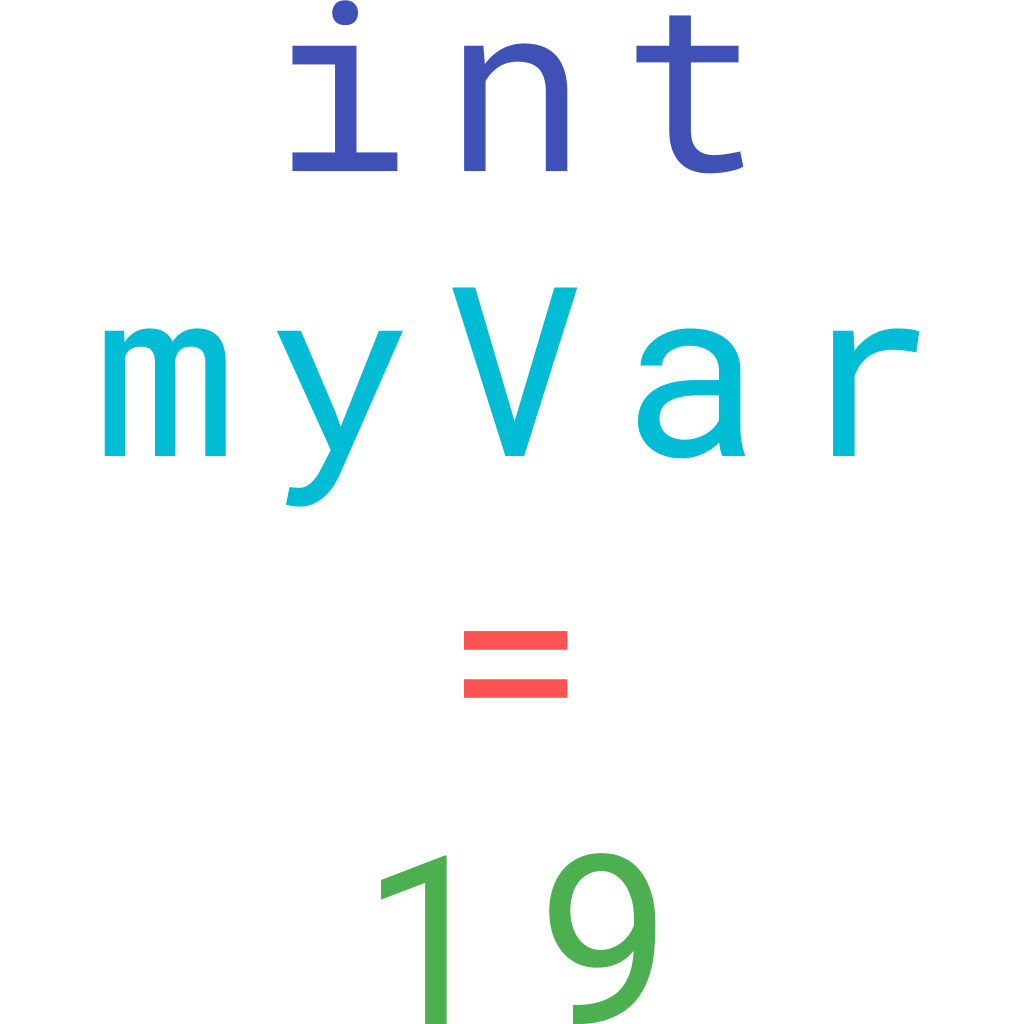
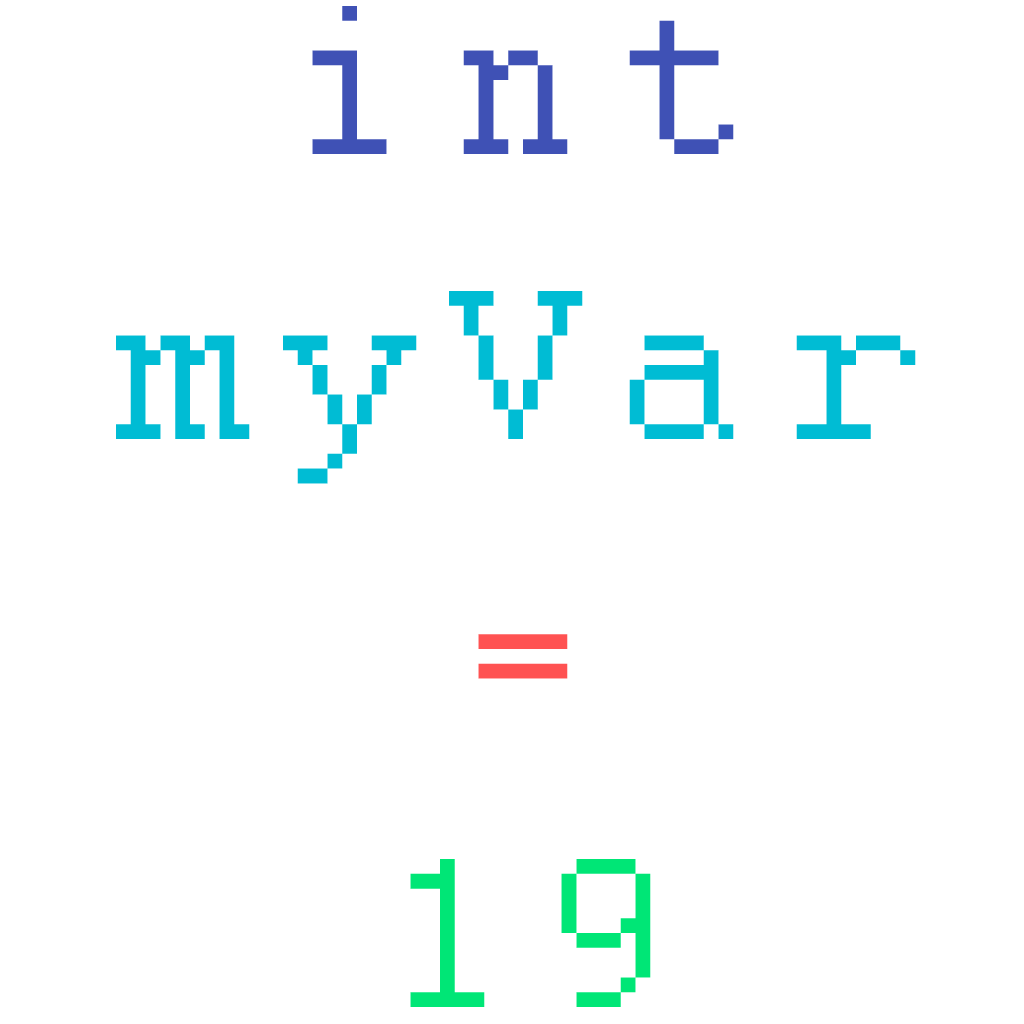
Layered file, before and after one edit (1024×1024). Changes by layer:
painted on "int myVar = 19" over box(104, 0, 920, 1024)
